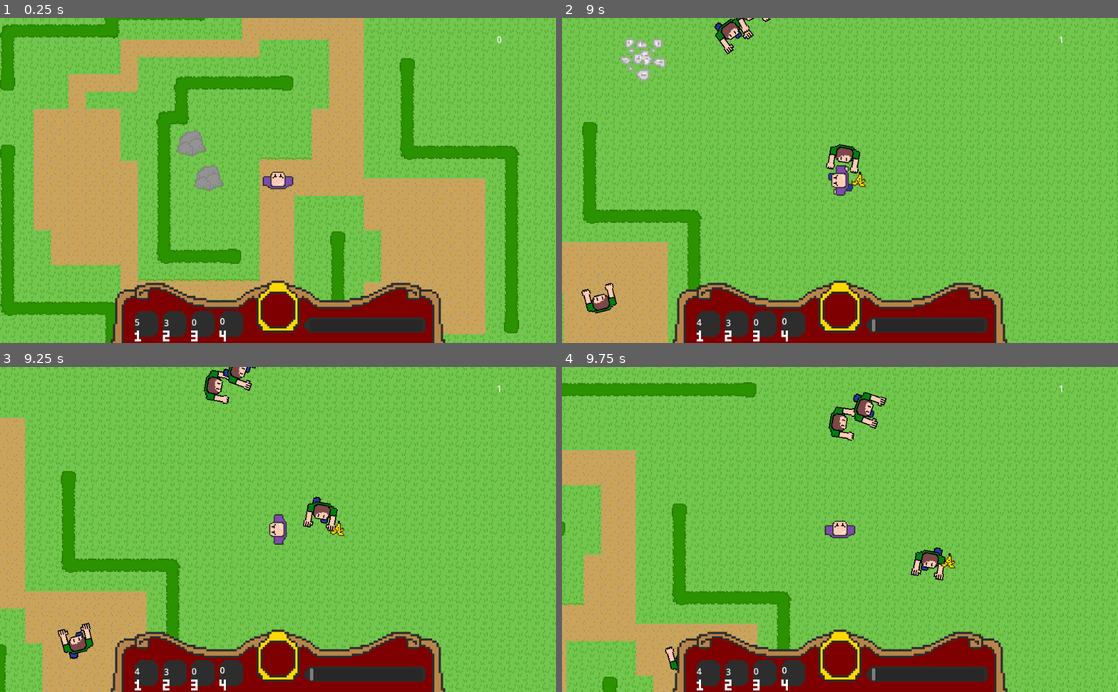
Above: before the commit, frames 1-4 (two rows, left to right).
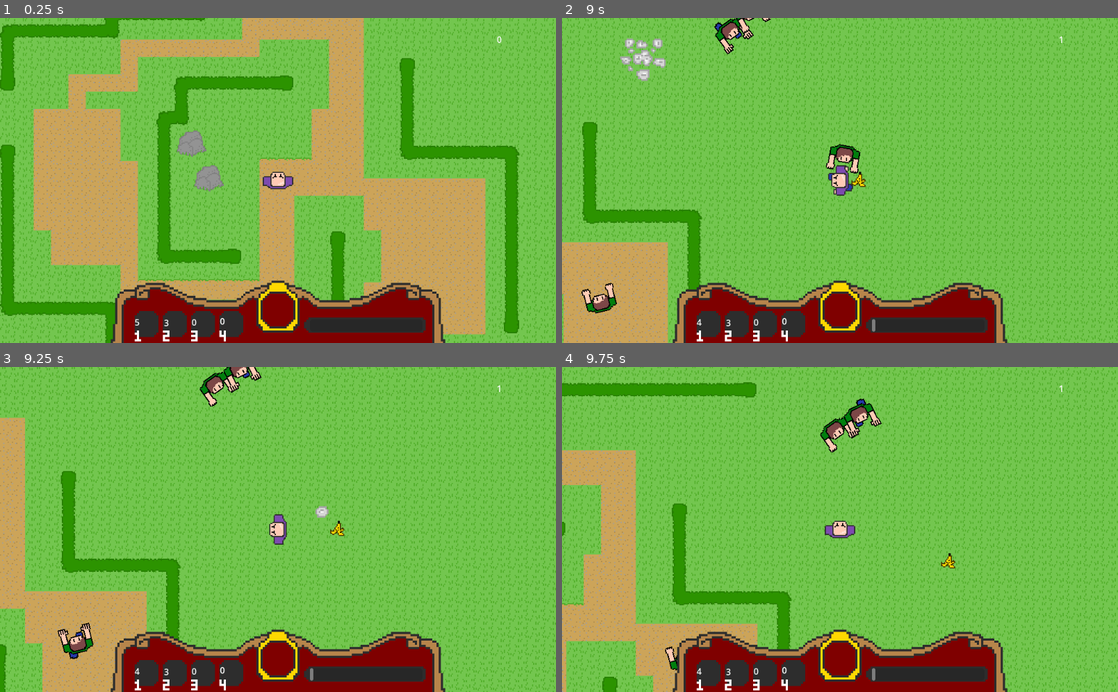
Above: after the commit, the same moments.

Repository: JessicaCC-gd/GGJ2024-2_4_1
Game: Godot game, scene res://level.tscn
Two runs of this game, one before a commit and one after it. Both use one fixed random seed, a clock stepped at 60 frames per second and the inputs below.
Inputs:
- Up to frame 1 (0.25 s): no input
- Up to frame 2 (9 s): tap Enter at 0.5 s; hold Up (move_up) 0.53-2.03 s; tap 1 (action_1) every 2.25 s from 0.6 to 7.35 s; tap 2 (action_2) every 2.25 s from 1.35 to 8.1 s; tap Space at 2 s; hold Left (move_left) 2.03-3.53 s; tap 3 (action_3) every 2.25 s from 2.1 to 8.85 s; hold Down (move_down) 3.53-4.28 s; hold Right (move_right) 4.28-5.03 s; hold Up (move_up) 5.03-5.78 s; hold Right (move_right) 5.78-8.03 s; hold Down (move_down) 8.03-8.78 s; hold Left (move_left) from 8.78 s (still down)
- Up to frame 3 (9.25 s): keep holding Left (move_left)
- Up to frame 4 (9.75 s): release Left (move_left) at 9.53 s; hold Up (move_up) from 9.53 s (still down); tap 1 (action_1) at 9.6 s

Frames 1-2 are identical in both runs. In frame 3, 1.0% of the frame differs, in the area x 35-61%, y 0-51%; in frame 4, 1.3%, in the area x 46-70%, y 7-66%.

Commit message:
fixed banana

Diff:
--- a/banana.gd
+++ b/banana.gd
@@ -22,4 +22,5 @@
 
 
 func _on_area_2d_area_entered(area):
-	print("banana")
+	#if area.get_parent().name == "enemy":
+	area.get_parent().die()
--- a/banana.tscn
+++ b/banana.tscn
@@ -15,7 +15,7 @@
 }]
 
 [sub_resource type="CircleShape2D" id="CircleShape2D_5fars"]
-radius = 7.0
+radius = 1.45
 
 [node name="banana" type="Node2D"]
 script = ExtResource("1_bf6tp")
--- a/enemy.gd
+++ b/enemy.gd
@@ -5,9 +5,11 @@
 @onready var _raycast = $RayCast2D
 @onready var _target = get_node("../Player")
 
+var smoke_scene = preload("res://smoke.tscn")
 var direction = Vector2(0, 0)
 var speed = 30.0
 var damage_timer = Timer.new()
+var is_stunned = false
 
 func _ready():
 	add_to_group("enemies")
@@ -51,6 +53,8 @@
 func _physics_process(delta):
 	velocity = direction * speed
 	move_and_slide()
+	if is_stunned:
+		print(is_stunned)
 
 func damage_player():
 	get_node("../Player").laughter_meter += 1
@@ -63,3 +67,9 @@
 func _on_area_2d_body_exited(body):
 	if body.name == "Player" :
 		damage_timer.stop()
+
+func die():
+	var smoke = smoke_scene.instantiate()
+	smoke.position = position
+	get_parent().add_child(smoke)
+	queue_free()
--- a/enemy.tscn
+++ b/enemy.tscn
@@ -57,7 +57,7 @@
 }]
 
 [sub_resource type="CircleShape2D" id="CircleShape2D_pe2hc"]
-radius = 41.0122
+radius = 20.025
 
 [sub_resource type="CapsuleShape2D" id="CapsuleShape2D_cla8n"]
 height = 28.0
Not shown: 1 places in banana.tscn that only renumber resources
